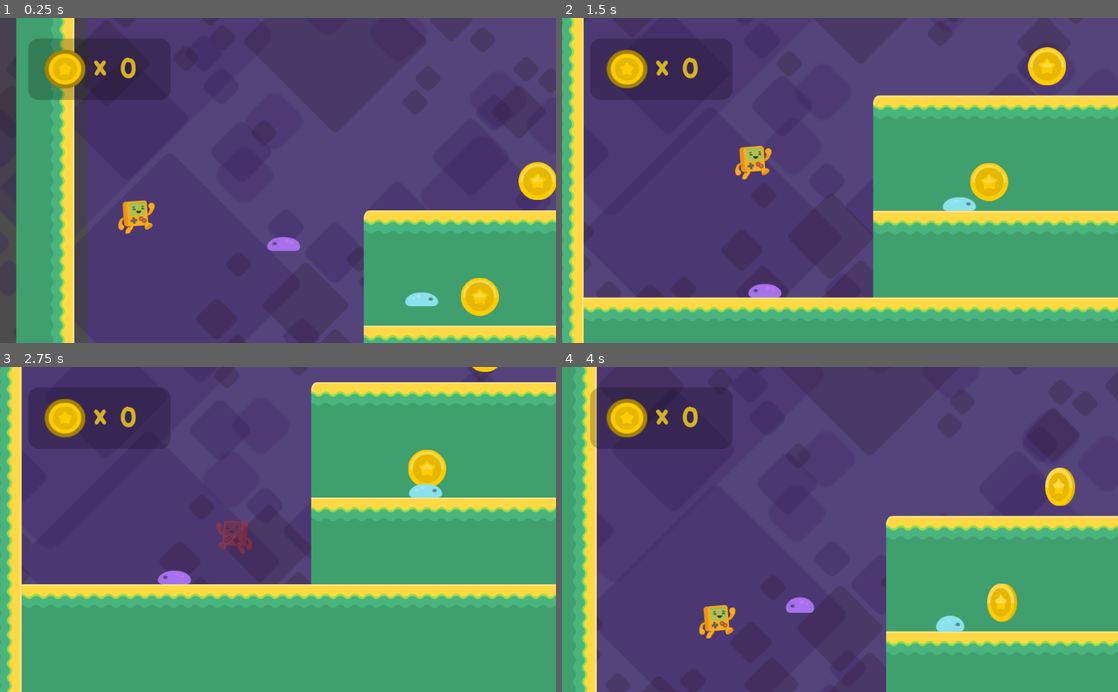
Above: before the commit, frames 1-4 (two rows, left to right).
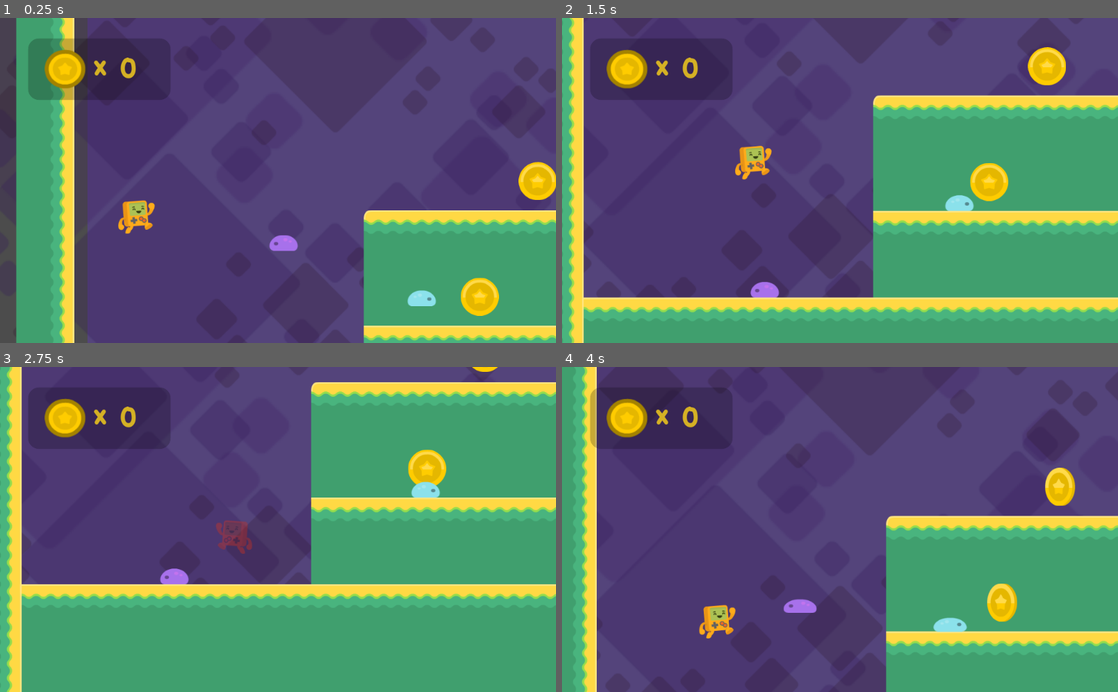
Above: after the commit, the same moments.

Repository: nkpresh/platforme-Game
Game: Godot game, scene res://Level1.tscn
Same seed, same stepped clock (60 frames per second), same inputs: the game is played once before the commit and once after it.
Inputs:
- Up to frame 1 (0.25 s): no input
- Up to frame 2 (1.5 s): hold Right (right) from 0.53 s (still down); tap Up (jump) at 0.77 s
- Up to frame 3 (2.75 s): tap Up (jump) at 1.52 s; release Right (right) at 2.03 s; hold Left (left) from 2.03 s (still down)
- Up to frame 4 (4 s): release Left (left) at 2.78 s; hold Right (right) from 2.78 s (still down); tap Up (jump) at 3.02, 3.77 s

The runs differ from the first frame. In frame 1, 0.1% of the frame differs, in the area x 48-79%, y 66-89%; in frame 2, 0.1%; in frame 3, 0.1%, in the area x 28-80%, y 35-67%; in frame 4, 0.1%.

Commit message:
start scene

Diff:
--- a/enemy.tscn
+++ b/enemy.tscn
@@ -37,7 +37,6 @@
 scale = Vector2( 1.29696, 1.03095 )
 frames = SubResource( 2 )
 animation = "crawl"
-frame = 1
 playing = true
 offset = Vector2( 4.48936, 16.1877 )
 
@@ -70,6 +69,8 @@
 [node name="Timer" type="Timer" parent="."]
 wait_time = 0.5
 one_shot = true
+
+[node name="Area2D" type="Area2D" parent="."]
 [connection signal="body_entered" from="top_checker" to="." method="_on_top_checker_body_entered"]
 [connection signal="body_entered" from="sides_checker" to="." method="_on_sides_checker_body_entered"]
 [connection signal="timeout" from="Timer" to="." method="_on_Timer_timeout"]
